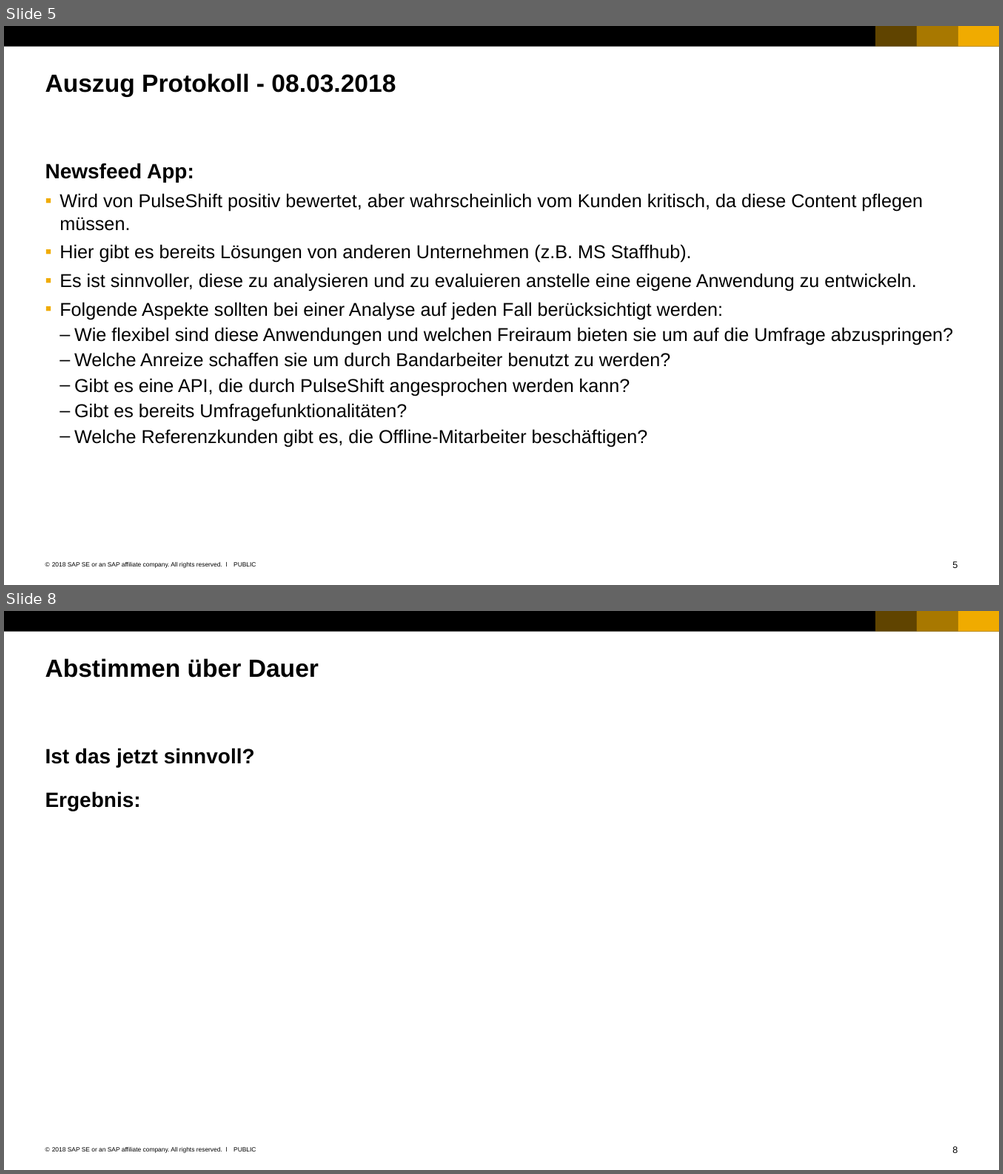
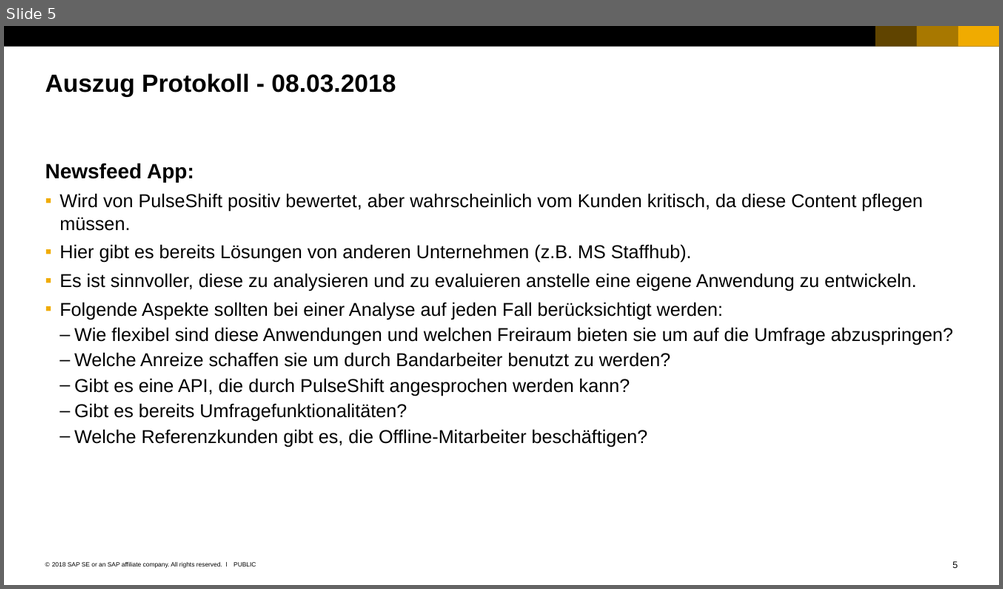
Before and after one commit to pulseshift/offline-survey-docs, a slide deck: portfolio/research newsfeed/Erarbeitung der Projektstruktur.pptx. Shown one above the other, each under a label of ours: slides 5 and 8 before the commit, slide 5 after it; the slides between them are not shown. The pictures are 1003x1174 and 1003x589 pixels, drawn with LibreOffice and Linux fonts; fonts in the diff are those of the drawing. Boxes give left, top, right and bottom in pixels: in the first picture for what was removed or moved away, otherwise in the second. Text is boxed around its words. In the diff, an @@ line names an element or a change of style, - is before the commit and + after.

```diff
--- a/portfolio/research newsfeed/Erarbeitung der Projektstruktur.pptx
+++ b/portfolio/research newsfeed/Erarbeitung der Projektstruktur.pptx
@@ slide 8 removed at (x1=4, y1=611, x2=999, y2=1170), background #FFFFFF; not listed: 7 template elements that a slide beside it also shows @@
@@ title removed at (x1=45, y1=658, x2=318, y2=678) @@
-Abstimmen über Dauer
@@ text removed at (x1=45, y1=748, x2=255, y2=811) @@
-Ist das jetzt sinnvoll?
-Ergebnis:
```
Also in this commit, not shown: 2 slides changed, 4 other slides removed, 4 other files.
